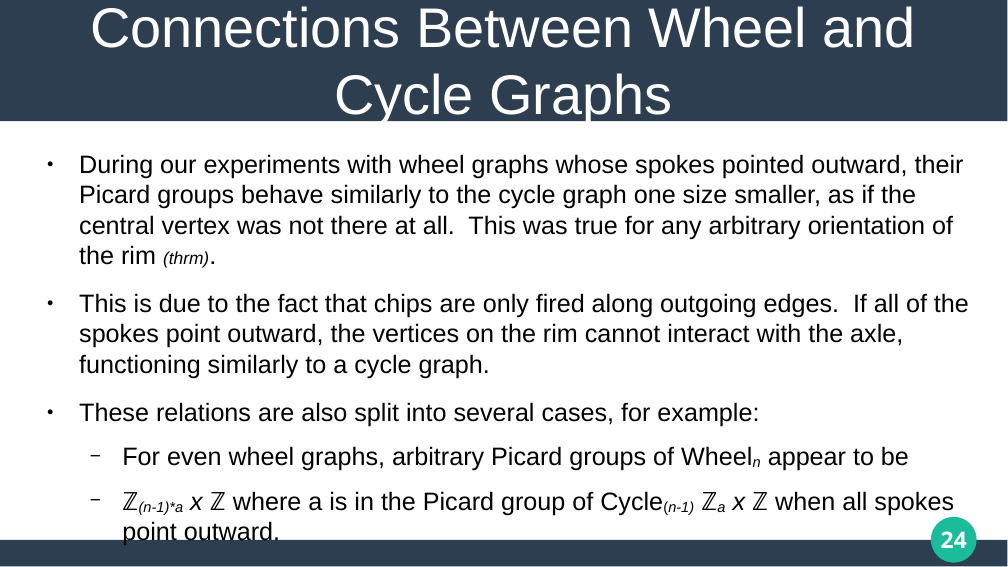
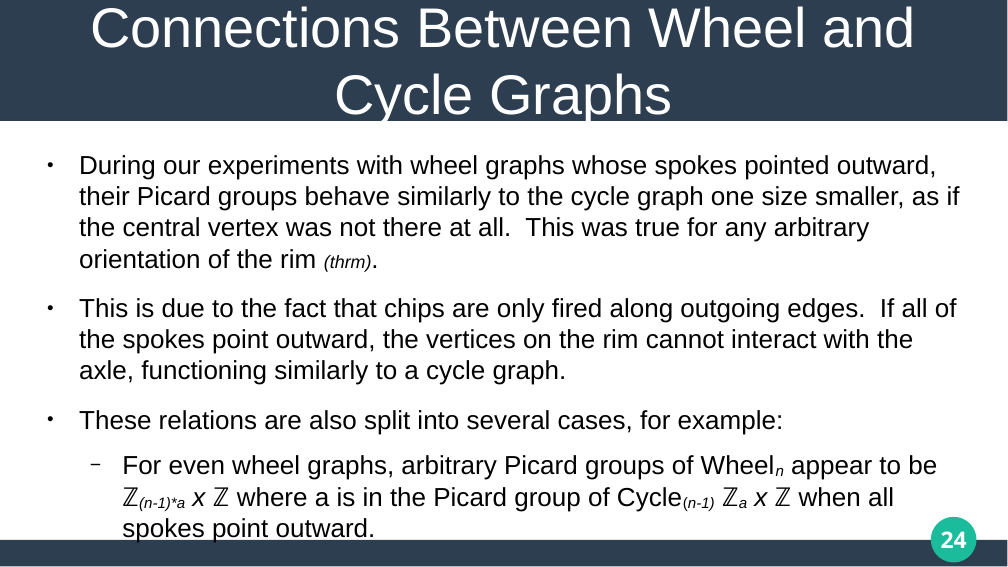
Before and after one commit to matthew-pisano/ChipFiring, a slide deck: slide 24 of Docs/JMMPresentation.pptx. Drawn at 1008x567 pixels with LibreOffice and Linux fonts; fonts in the diff are those of the drawing. Boxes give left, top, right and bottom in pixels: in the first picture for what was removed or moved away, otherwise in the second. Text is boxed around its words. In the diff, an @@ line names an element or a change of style, - is before the commit and + after.

```diff
--- a/Docs/JMMPresentation.pptx
+++ b/Docs/JMMPresentation.pptx
@@ text at <box>79,155,960,435</box>: size 19.8 to 20.5 pt in "During our experiments with wheel graphs whose ...", "This is due to the fact that ...", "These relations are also split into several ..."; size 13.6 to 14.1 pt in "(thrm)." @@
@@ text at <box>122,455,937,543</box>: text changed; size 19.8 to 20.5 pt @@
-  − For even wheel graphs, arbitrary Picard groups of Wheeln appear to be
-  − ℤ(n-1)*a x ℤ where a is in the Picard group of Cycle(n-1) ℤa x ℤ when all spokes point outward.
+  − For even wheel graphs, arbitrary Picard groups of Wheeln appear to be ℤ(n-1)*a x ℤ where a is in the Picard group of Cycle(n-1) ℤa x ℤ when all spokes point outward.
```
Also in this commit, not shown: 4 other slides changed, 1 other file.
